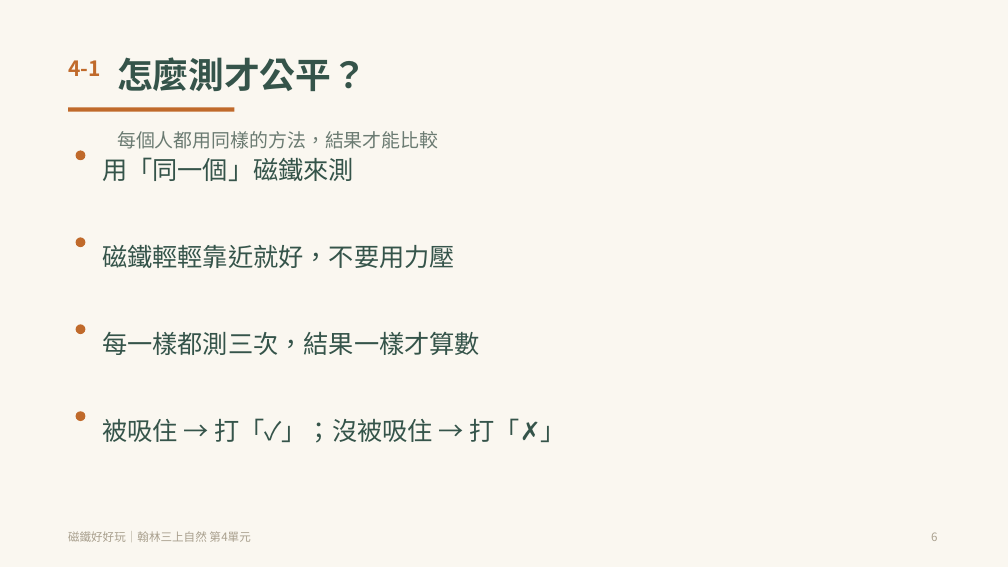
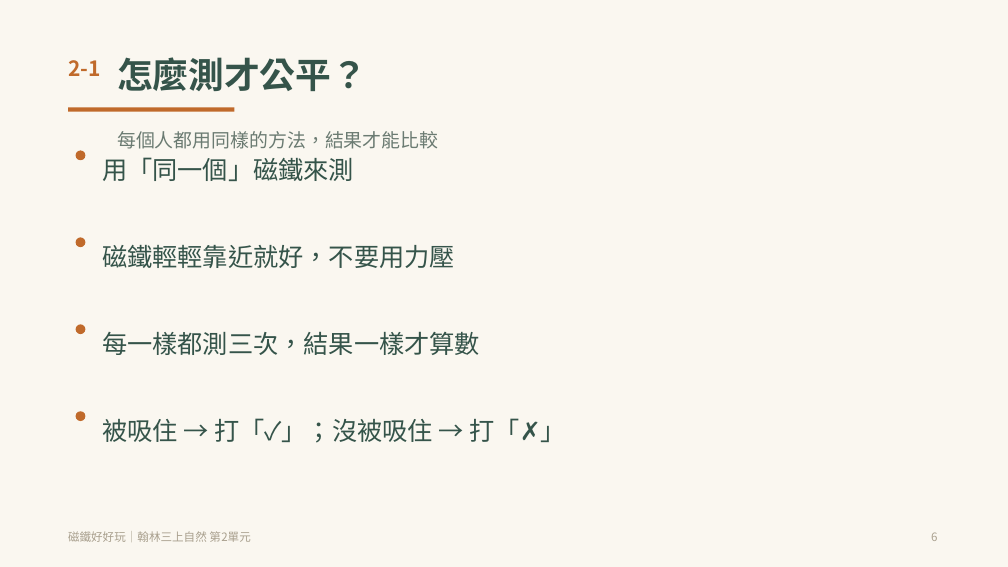
Before and after one commit to rayilin/magnets-fun, a slide deck: slide 6 of 教學網頁/downloads/磁鐵好好玩_教學簡報.pptx. Drawn at 1008x567 pixels with LibreOffice and Linux fonts; fonts in the diff are those of the drawing. Boxes give left, top, right and bottom in pixels: in the first picture for what was removed or moved away, otherwise in the second. Text is boxed around its words. In the diff, an @@ line names an element or a change of style, - is before the commit and + after.

Commit message:
修正：單元編號改為第 2 單元（翰林三上第 2 單元，素材庫亦為 02 開頭）
- 教案、簡報 24 頁、學習單 2 份、測驗卷、教學網頁全部同步
- 小節代碼 4-1／4-2／4-3 → 2-1／2-2／2-3
- 對戰伺服器標題改為磁鐵知識王

```diff
--- a/教學網頁/downloads/磁鐵好好玩_教學簡報.pptx
+++ b/教學網頁/downloads/磁鐵好好玩_教學簡報.pptx
@@ text at box(68, 60, 101, 76): text changed @@
-4-1
+2-1
@@ text at box(68, 531, 250, 542): text changed @@
-磁鐵好好玩｜翰林三上自然 第4單元
+磁鐵好好玩｜翰林三上自然 第2單元
```
Also in this commit, not shown: 23 other slides changed, 40 other files.
